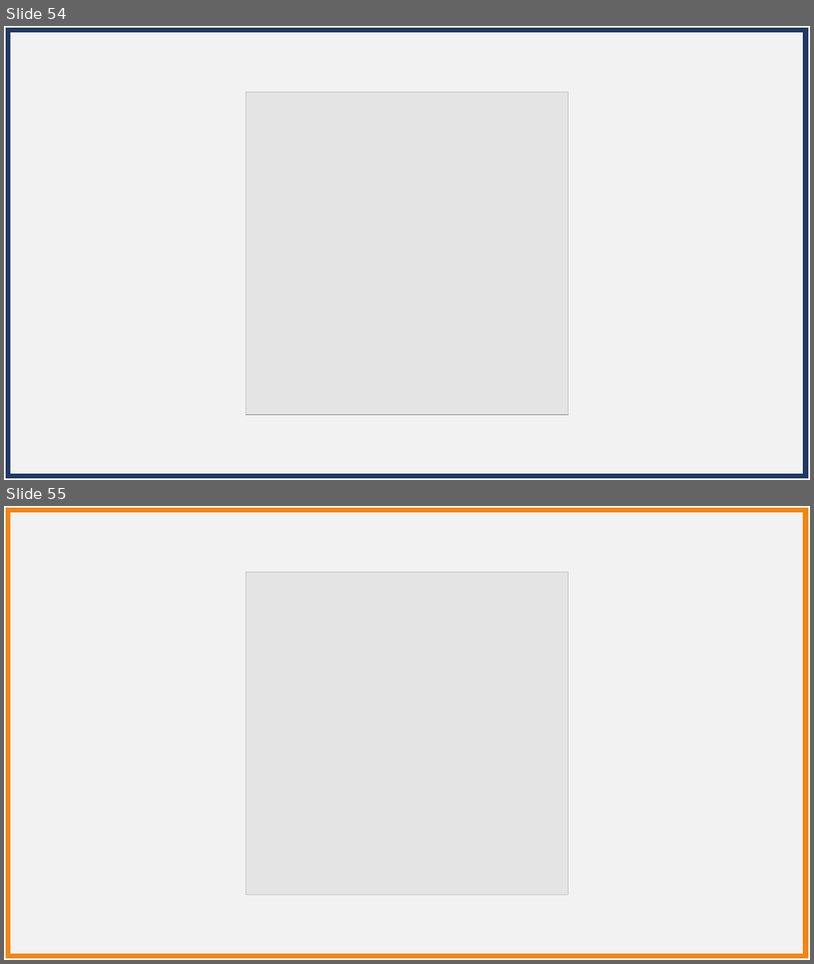
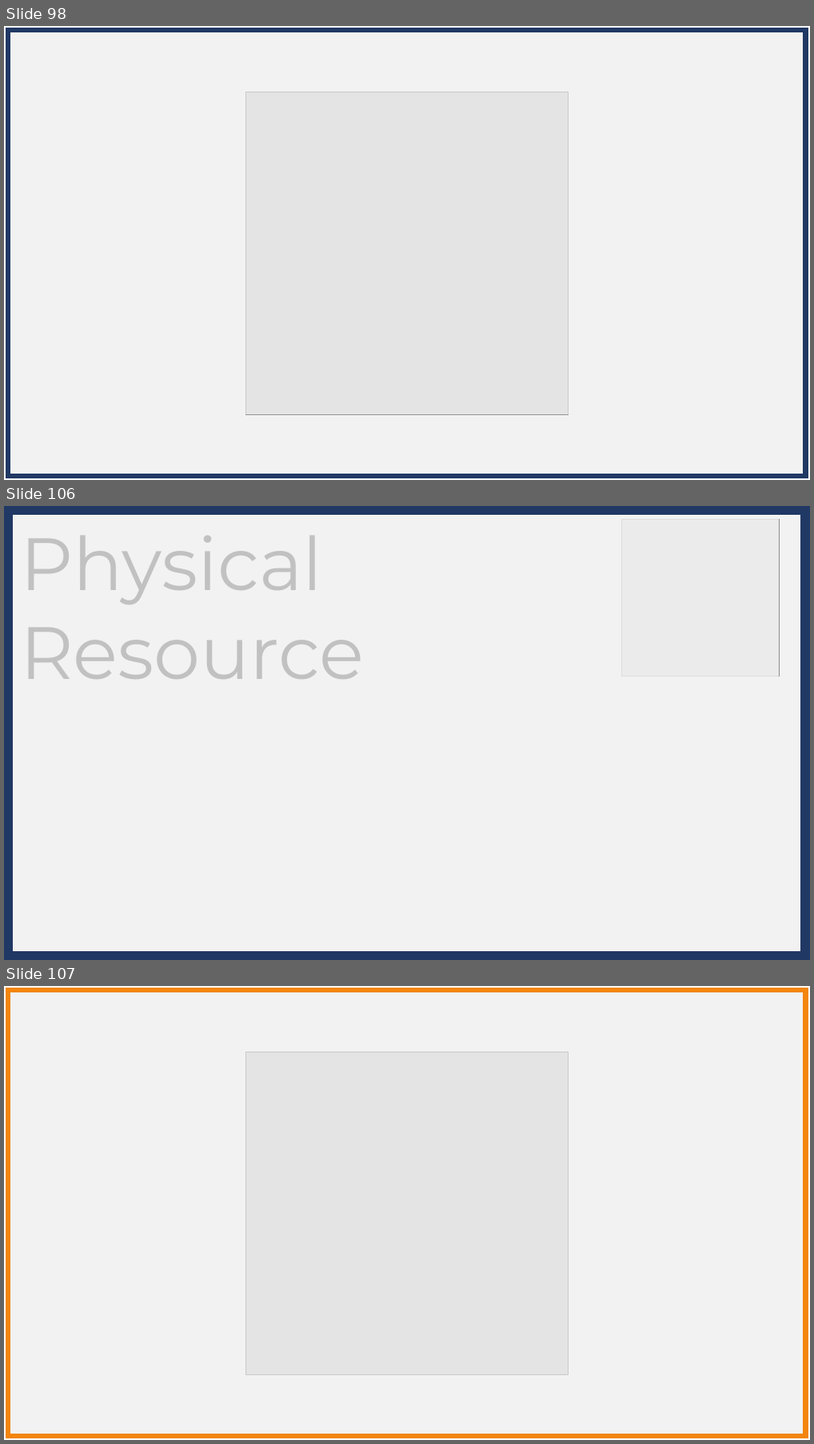
Before and after one commit to BPaaSModelling/Ontology4ModelingEnvironment, a slide deck: images/stickyNotes.pptx. Shown one above the other, each under a label of ours: slides 54 and 55 before the commit, slides 98, 106 and 107 after it; the slides between them are not shown. The pictures are 814x964 and 814x1444 pixels, drawn with LibreOffice and Linux fonts; fonts in the diff are those of the drawing; grey boxes stand for pictures. Boxes give left, top, right and bottom in pixels: in the first picture for what was removed or moved away, otherwise in the second. Text is boxed around its words. In the diff, an @@ line names an element or a change of style, - is before the commit and + after.

```diff
--- a/images/stickyNotes.pptx
+++ b/images/stickyNotes.pptx
@@ slide 106 added at (x1=4, y1=506, x2=810, y2=960), background #FFFFFF @@
@@ rectangle added at (x1=8, y1=510, x2=806, y2=956), fill #F2F2F2, outline #203864 12 pt @@
@@ rectangle added at (x1=21, y1=517, x2=779, y2=698), fill #F2F2F2 at 80% opacity @@
@@ picture added at (x1=622, y1=519, x2=779, y2=676) @@
@@ text added at (x1=20, y1=536, x2=365, y2=679), 88 pt, text #000000 @@
+Physical Resource
@@ what was slide 54 is now slide 98 @@
@@ what was slide 55 is now slide 107 @@
```
Also in this commit, not shown: 54 other slides added, 1 other file.
